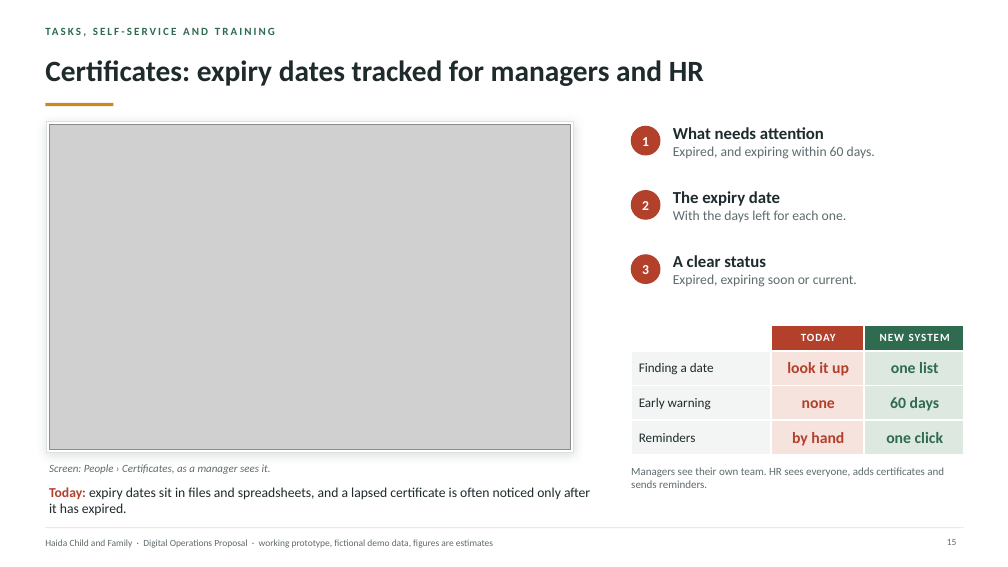
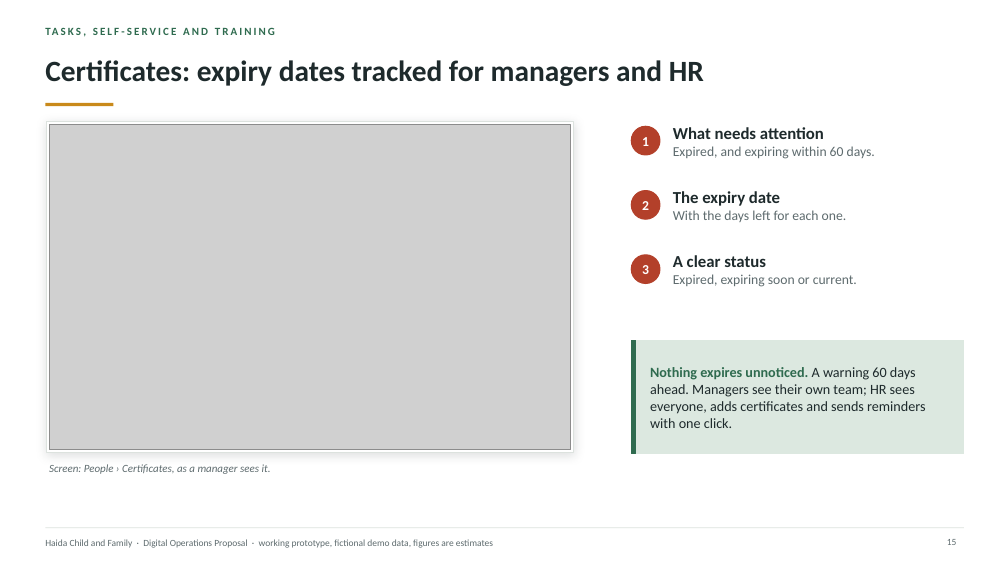
Before and after one commit to AndalibOlee/Portfolio, a slide deck: slide 15 of demo-platform/docs/Haida_Child_and_Family_Executive_Digital_Operations_Proposal.pptx. Drawn at 1008x567 pixels with LibreOffice and Linux fonts; fonts in the diff are those of the drawing; grey boxes stand for pictures. Boxes give left, top, right and bottom in pixels: in the first picture for what was removed or moved away, otherwise in the second. Text is boxed around its words. In the diff, an @@ line names an element or a change of style, - is before the commit and + after.

```diff
--- a/demo-platform/docs/Haida_Child_and_Family_Executive_Digital_Operations_Proposal.pptx
+++ b/demo-platform/docs/Haida_Child_and_Family_Executive_Digital_Operations_Proposal.pptx
@@ table removed at bbox=[631, 325, 964, 450], 4 rows, 3 columns @@
- | TODAY | NEW SYSTEM
-Finding a date | look it up | one list
-Early warning | none | 60 days
-Reminders | by hand | one click
@@ rectangle added at bbox=[631, 340, 964, 454], fill #DCE8E0, outline #DCE8E0 1 pt @@
@@ rectangle added at bbox=[631, 340, 636, 454], fill #2F6B4F, outline #2F6B4F 1 pt @@
@@ text "Nothing expires unnoticed. A warning ..." at bbox=[650, 367, 925, 428]: vertical alignment top to middle @@
@@ text at bbox=[650, 367, 925, 428]: text changed; size 10.5 to 13.5 pt; text colour #5E6B6E to #1E2A2C @@
-Managers see their own team. HR sees everyone, adds certificates and sends reminders.
+Nothing expires unnoticed. A warning 60 days ahead. Managers see their own team; HR sees everyone, adds certificates and sends reminders with one click.
@@ text removed at bbox=[49, 487, 590, 515] @@
-Today: expiry dates sit in files and spreadsheets, and a lapsed certificate is often noticed only after it has expired.
```
Also in this commit, not shown: 13 other slides changed, 10 other files.
